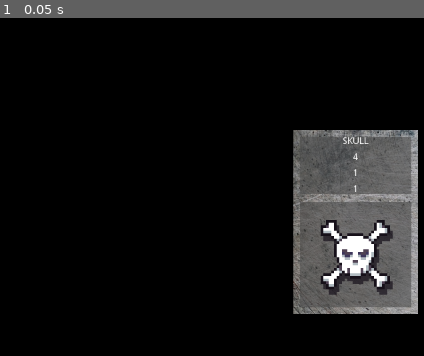
Above: before the commit, frame 1.
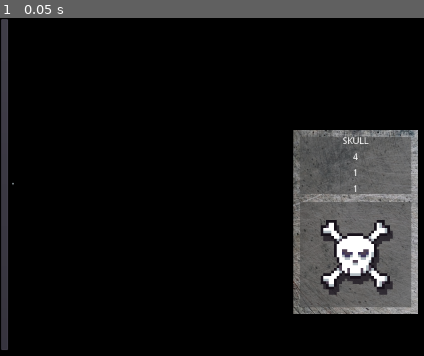
Above: after the commit, the same moment.

Repository: RM35/steel-chalk-asset
Game: Godot game, scene res://main.tscn
Two runs of this game, one before a commit and one after it. Both use one fixed random seed, a clock stepped at 60 frames per second and the inputs below.
Inputs:
- Up to frame 1 (0.05 s): no input

The runs differ from the first frame. In frame 1, 1.6% of the frame differs, in the area x 0-4%, y 0-99%.

Commit message:
update world

Diff:
--- a/main.tscn
+++ b/main.tscn
@@ -7,7 +7,7 @@
 
 [node name="World" parent="." instance=ExtResource( 1 )]
 
-[node name="Unit" parent="World" instance=ExtResource( 3 )]
+[node name="Unit" parent="." instance=ExtResource( 3 )]
 margin_left = 440.0
 margin_top = 168.0
 margin_right = 627.0
--- a/world/world.tscn
+++ b/world/world.tscn
@@ -1,3 +1,27 @@
 [gd_scene format=2]
 
 [node name="World" type="Control"]
+anchor_right = 1.0
+anchor_bottom = 1.0
+
+[node name="VBoxContainer" type="VBoxContainer" parent="."]
+anchor_right = 1.0
+anchor_bottom = 1.0
+
+[node name="HBoxContainer" type="HBoxContainer" parent="VBoxContainer"]
+margin_right = 1200.0
+margin_bottom = 500.0
+
+[node name="PanelContainer" type="PanelContainer" parent="VBoxContainer/HBoxContainer"]
+margin_right = 1193.0
+margin_bottom = 500.0
+size_flags_horizontal = 3
+size_flags_vertical = 3
+
+[node name="HSeparator" type="HSeparator" parent="VBoxContainer/HBoxContainer"]
+margin_left = 1197.0
+margin_right = 1200.0
+margin_bottom = 500.0
+size_flags_horizontal = 0
+size_flags_vertical = 0
+custom_constants/separation = 500
